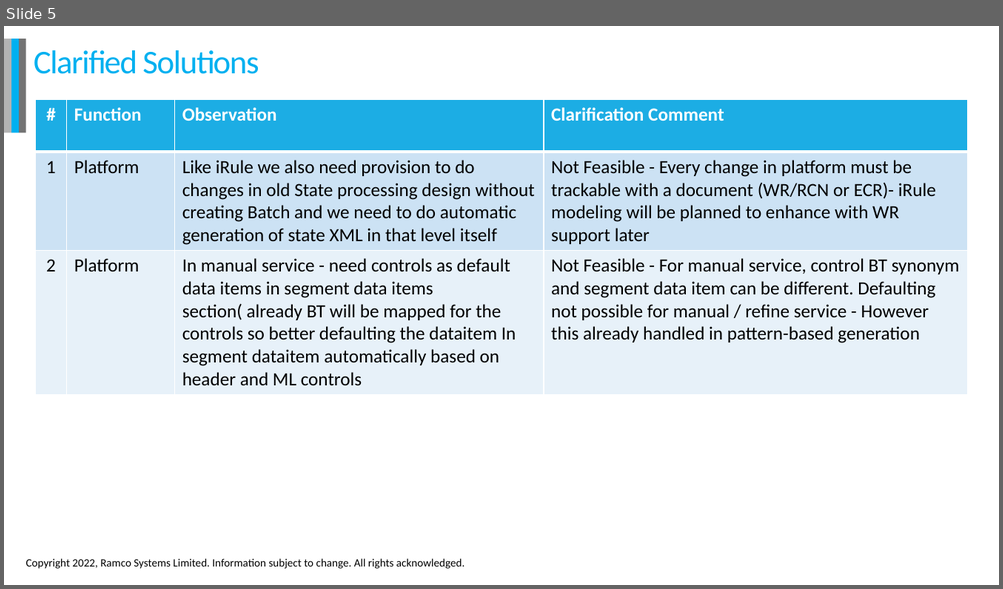
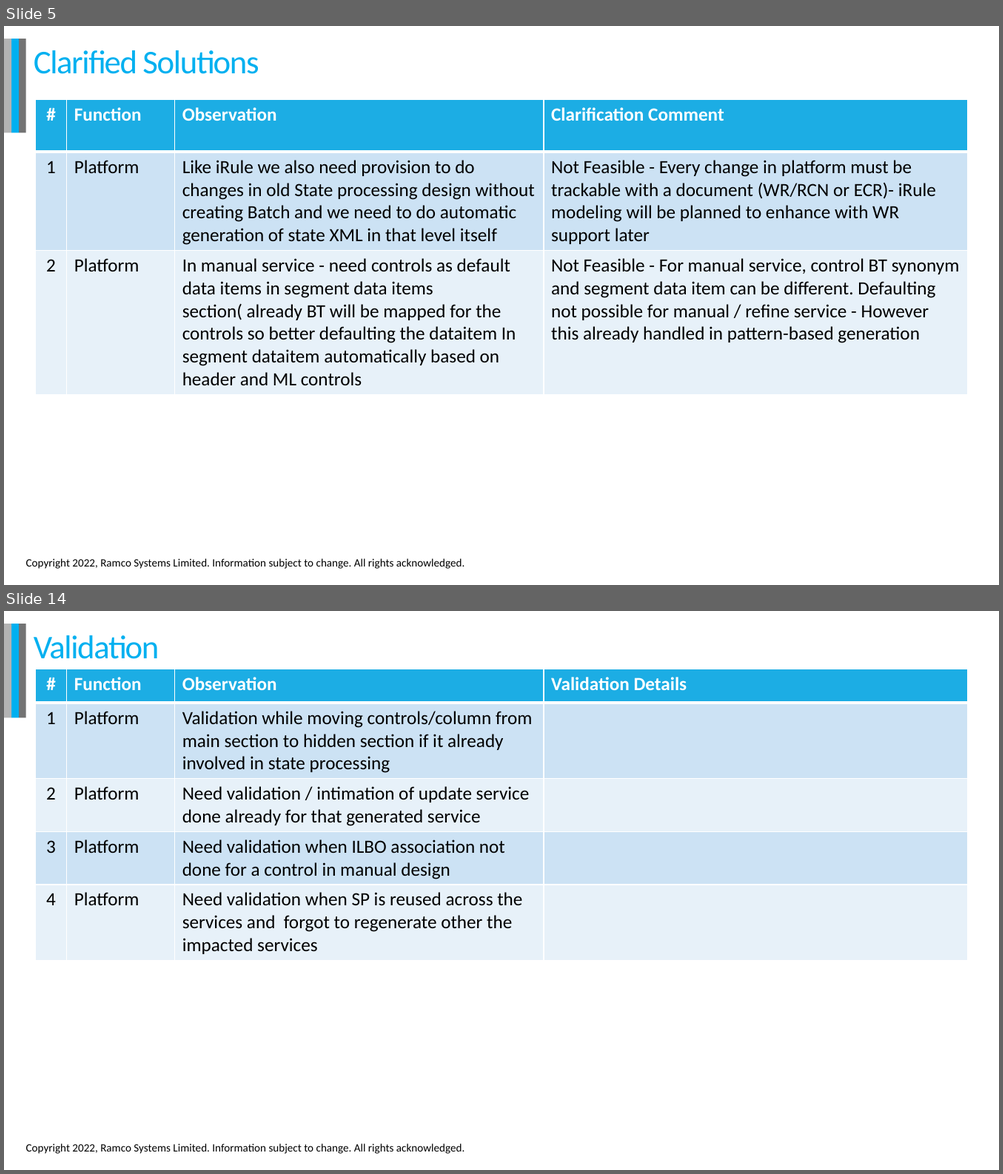
Before and after one commit to jeyalatha/SystemBackup, a slide deck: HRP Developer Productivity.pptx. Shown one above the other, each under a label of ours: slide 5 before the commit, slides 5 and 14 after it; the slides between them are not shown. The pictures are 1003x589 and 1003x1174 pixels, drawn with LibreOffice and Linux fonts; fonts in the diff are those of the drawing; background and template pictures are left out. Boxes give left, top, right and bottom in pixels: in the first picture for what was removed or moved away, otherwise in the second. Text is boxed around its words. In the diff, an @@ line names an element or a change of style, - is before the commit and + after.

```diff
--- a/HRP Developer Productivity.pptx
+++ b/HRP Developer Productivity.pptx
@@ slide 14 added at [4, 611, 999, 1170], background #FFFFFF; not listed: 4 template elements that a slide beside it also shows @@
@@ title added at [34, 635, 159, 659], 32 pt, text #00B0F0 @@
+Validation
@@ table added at [35, 669, 967, 957], 5 rows, 4 columns @@
+# | Function | Observation | Validation Details
+1 | Platform | Validation while moving controls/column from main section to hidden section if it already involved in state processing | 
+2 | Platform | Need validation / intimation of update service done already for that generated service | 
+3 | Platform | Need validation when ILBO association not done for a control in manual design | 
+4 | Platform | Need validation when SP is reused across the services and forgot to regenerate other the impacted services | 
```
Also in this commit, not shown: 2 slides changed, 8 other slides added, 17 other files.
